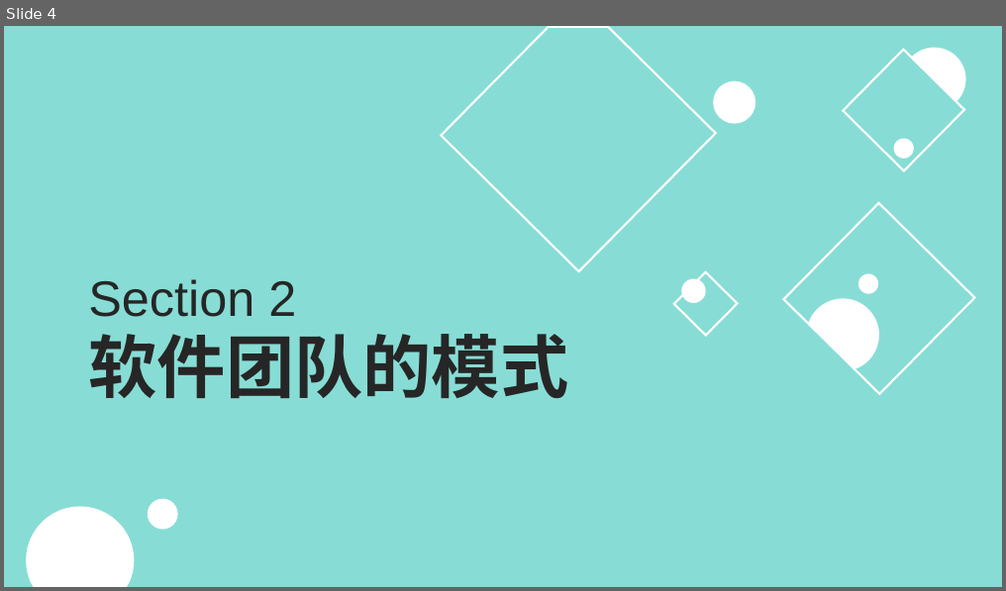
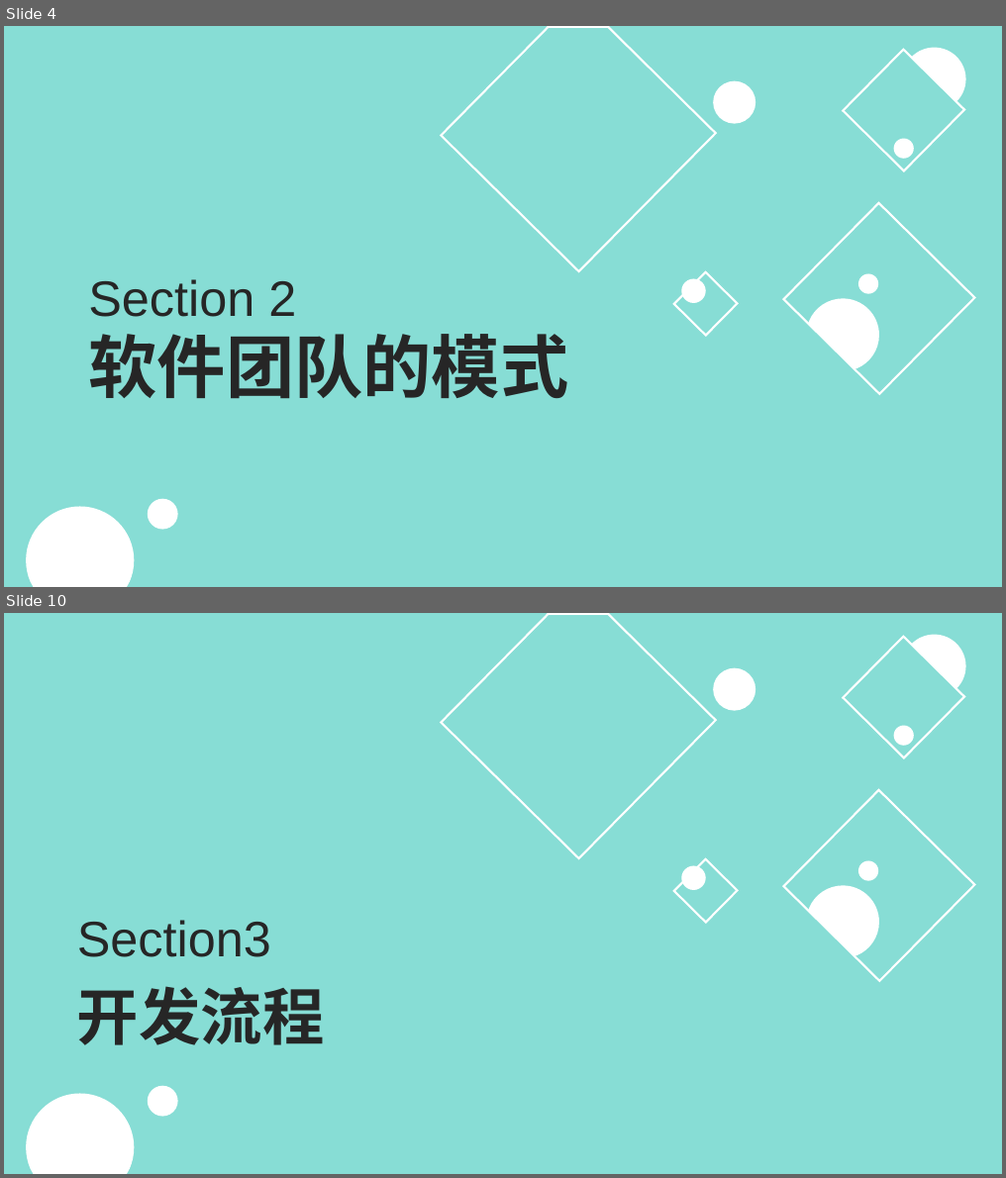
Before and after one commit to JFBabyHorse/learngit-and-BWESE, a slide deck: chapter5 团队和流程.pptx. Shown one above the other, each under a label of ours: slide 4 before the commit, slides 4 and 10 after it; the slides between them are not shown. The pictures are 1006x591 and 1006x1178 pixels, drawn with LibreOffice and Linux fonts; fonts in the diff are those of the drawing. Boxes give left, top, right and bottom in pixels: in the first picture for what was removed or moved away, otherwise in the second. Text is boxed around its words. In the diff, an @@ line names an element or a change of style, - is before the commit and + after.

```diff
--- a/chapter5 团队和流程.pptx
+++ b/chapter5 团队和流程.pptx
@@ slide 10 added at [4, 613, 1002, 1174], background #87DDD5; not listed: 12 template elements that a slide beside it also shows @@
@@ title added at [77, 920, 271, 958], 48 pt, text #262626 @@
+Section3
@@ subtitle added at [77, 986, 325, 1046], 59.4 pt, text #262626, bold @@
+开发流程
```
Also in this commit, not shown: 4 slides changed, 19 other slides added, 1 slide removed, 3 other files.
